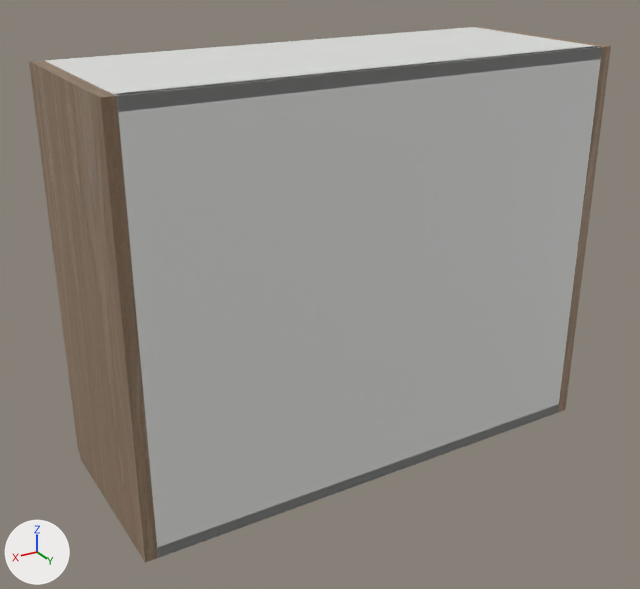
The glTF model storefront/public/cabinet-inventory/models/oppein-pb-mnw-w3024.glb as it was, and as the next commit left it.
Rendered twice from a 50 mm camera at (1.047, 0.922, 0.787) aimed at (0.408, -0.143, 0.254). Every picture has the same lights, and +X, +Y and +Z are marked at lower left. The picture after the commit comes second. Where no turn or scale is listed for an object, it has been applied to the vertices.

Names of what the first picture shows: 'Cabinet back', 'Cabinet bottom', 'Cabinet side', 'Cabinet side.001', 'Cabinet top' and 1 more.
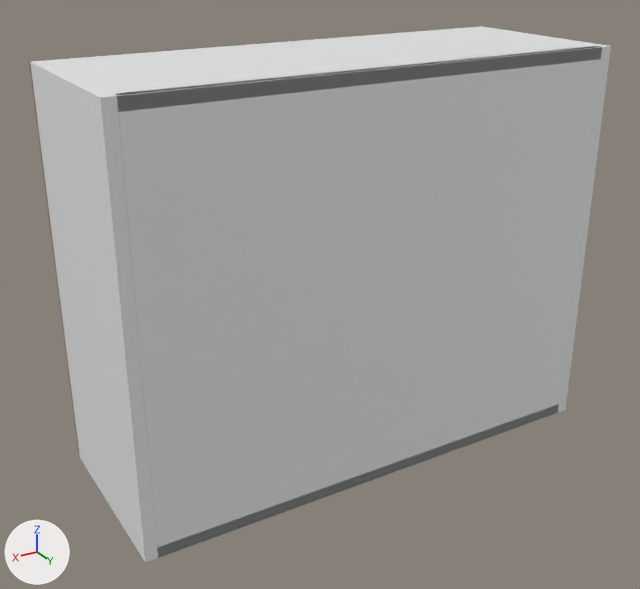
Location of each change, (x1, y1, x2, y2) in pixels of the pictures (640 x 589 px):
'Cabinet side.001', recoloured (brown to white): (30, 61, 158, 563) in both
'Cabinet side', recoloured: (477, 26, 611, 412) in both

Diff of the bpy script that builds the scene:
```diff
--- a/storefront/public/cabinet-inventory/models/oppein-pb-mnw-w3024.glb.py
+++ b/storefront/public/cabinet-inventory/models/oppein-pb-mnw-w3024.glb.py
@@ mat_white_cabinet_carcass @@
+mat_white_cabinet_carcass = principled_material('White cabinet carcass')
+mat_white_cabinet_carcass.base_color = (0.82, 0.83, 0.835)  # white #eaebec
+mat_white_cabinet_carcass.roughness = 0.48
@@ me_cube @@
 me_cube.from_pydata(...)  # 56 vertices, 108 faces; spans x -0.009..0.009, y -0.142..0.142, z -0.305..0.305
-me_cube.materials.append(mat_supplier_finish___natural_wood)  # picture img_oak
+me_cube.materials.append(mat_white_cabinet_carcass)  # white #eaebec
@@ me_cube_001 @@
 me_cube_001.from_pydata(...)  # 56 vertices, 108 faces; spans x -0.009..0.009, y -0.142..0.142, z -0.305..0.305
-me_cube_001.materials.append(mat_supplier_finish___natural_wood)  # picture img_oak
+me_cube_001.materials.append(mat_white_cabinet_carcass)  # white #eaebec
```
